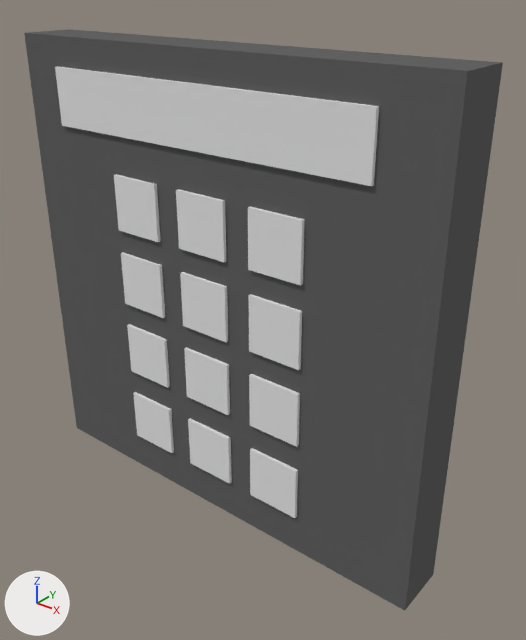
The Blender file RAW Files/Level_01/Blender Files/Keypad.blend: old version first, new version second.
Camera for both pictures: a camera (50 mm lens) standing at (0.232, -0.259, 0.157) and looking at (0.018, 0.008, -0.009). The axes (+X, +Y, +Z) are drawn at lower left. The lights are the same throughout.

The older version as bpy lines, for what is in view:
```python
ob_keypad_button = bpy.data.objects.new('Keypad_Button_*', me_cube_012)
ob_keypad_button.location = (-0.045, -0.015, -0.087)
ob_keypad_button.scale = (0.015, 0.0018, 0.015)
ob_keypad_button_0 = bpy.data.objects.new('Keypad_Button_0', me_cube_013)
ob_keypad_button_0.location = (0.0, -0.015, -0.087)
ob_keypad_button_0.scale = (0.015, 0.0018, 0.015)
ob_keypad_button_1 = bpy.data.objects.new('Keypad_Button_#', me_cube_011)
ob_keypad_button_1.location = (0.045, -0.015, -0.087)
ob_keypad_button_1.scale = (0.015, 0.0018, 0.015)
ob_keypad_button_1_1 = bpy.data.objects.new('Keypad_Button_1', me_cube_003)
ob_keypad_button_1_1.location = (-0.045, -0.015, 0.0446)
ob_keypad_button_1_1.scale = (0.015, 0.0018, 0.015)
ob_keypad_button_4 = bpy.data.objects.new('Keypad_Button_4', me_cube_006)
ob_keypad_button_4.location = (-0.045, -0.015, 0.0016)
ob_keypad_button_4.scale = (0.015, 0.0018, 0.015)
ob_keypad_button_5 = bpy.data.objects.new('Keypad_Button_5', me_cube_007)
ob_keypad_button_5.location = (0.0, -0.015, 0.0016)
ob_keypad_button_5.scale = (0.015, 0.0018, 0.015)
ob_keypad_button_7 = bpy.data.objects.new('Keypad_Button_7', me_cube_009)
ob_keypad_button_7.location = (-0.045, -0.015, -0.0419)
ob_keypad_button_7.scale = (0.015, 0.0018, 0.015)
ob_keypad_button_8 = bpy.data.objects.new('Keypad_Button_8', me_cube_008)
ob_keypad_button_8.location = (0.0, -0.015, -0.0419)
ob_keypad_button_8.scale = (0.015, 0.0018, 0.015)
ob_keypad_button_9 = bpy.data.objects.new('Keypad_Button_9', me_cube_010)
ob_keypad_button_9.location = (0.045, -0.015, -0.0419)
ob_keypad_button_9.scale = (0.015, 0.0018, 0.015)
# also in view: 'Keypad_Screen' at (-0.004, -0.015, 0.095); 'Keypad_Button_2' at (-0.001, -0.015, 0.045); 'Keypad_Button_6' at (0.044, -0.015, 0.002); 'Keypad_Housing' at (0.0, 0.0, 0.0); 'Keypad_Button_3' at (0.044, -0.015, 0.045)
```
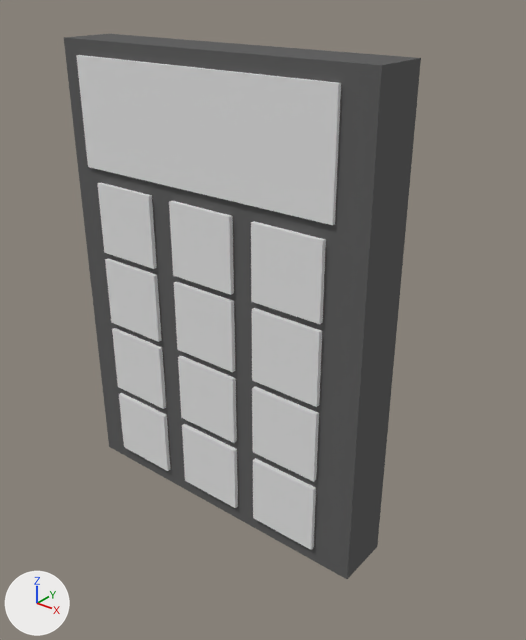
Diff of the bpy script that builds the scene:
```diff
--- a/RAW Files/Level_01/Blender Files/Keypad.blend.py
+++ b/RAW Files/Level_01/Blender Files/Keypad.blend.py
@@ ob_keypad_button_0 @@
 ob_keypad_button_0 = bpy.data.objects.new('Keypad_Button_0', me_cube_013)
-ob_keypad_button_0.location = (0.0, -0.015, -0.087)
-ob_keypad_button_0.scale = (0.015, 0.0018, 0.015)
+ob_keypad_button_0.location = (0.0, -0.015, -0.0971)
+ob_keypad_button_0.scale = (0.0195, 0.00233, 0.0195)
@@ ob_keypad_button @@
 ob_keypad_button = bpy.data.objects.new('Keypad_Button_*', me_cube_012)
-ob_keypad_button.location = (-0.045, -0.015, -0.087)
-ob_keypad_button.scale = (0.015, 0.0018, 0.015)
+ob_keypad_button.location = (-0.0535, -0.015, -0.0971)
+ob_keypad_button.scale = (0.0195, 0.00233, 0.0195)
@@ ob_keypad_button_1 @@
 ob_keypad_button_1 = bpy.data.objects.new('Keypad_Button_#', me_cube_011)
-ob_keypad_button_1.location = (0.045, -0.015, -0.087)
-ob_keypad_button_1.scale = (0.015, 0.0018, 0.015)
+ob_keypad_button_1.location = (0.0519, -0.015, -0.0971)
+ob_keypad_button_1.scale = (0.0195, 0.00233, 0.0195)
@@ ob_keypad_button_9 @@
 ob_keypad_button_9 = bpy.data.objects.new('Keypad_Button_9', me_cube_010)
-ob_keypad_button_9.location = (0.045, -0.015, -0.0419)
-ob_keypad_button_9.scale = (0.015, 0.0018, 0.015)
+ob_keypad_button_9.location = (0.0519, -0.015, -0.0529)
+ob_keypad_button_9.scale = (0.0195, 0.00233, 0.0195)
@@ ob_keypad_button_7 @@
 ob_keypad_button_7 = bpy.data.objects.new('Keypad_Button_7', me_cube_009)
-ob_keypad_button_7.location = (-0.045, -0.015, -0.0419)
-ob_keypad_button_7.scale = (0.015, 0.0018, 0.015)
+ob_keypad_button_7.location = (-0.0535, -0.015, -0.0529)
+ob_keypad_button_7.scale = (0.0195, 0.00233, 0.0195)
@@ ob_keypad_button_8 @@
 ob_keypad_button_8 = bpy.data.objects.new('Keypad_Button_8', me_cube_008)
-ob_keypad_button_8.location = (0.0, -0.015, -0.0419)
-ob_keypad_button_8.scale = (0.015, 0.0018, 0.015)
+ob_keypad_button_8.location = (0.0, -0.015, -0.0529)
+ob_keypad_button_8.scale = (0.0195, 0.00233, 0.0195)
@@ ob_keypad_button_5 @@
 ob_keypad_button_5 = bpy.data.objects.new('Keypad_Button_5', me_cube_007)
-ob_keypad_button_5.location = (0.0, -0.015, 0.0016)
-ob_keypad_button_5.scale = (0.015, 0.0018, 0.015)
+ob_keypad_button_5.location = (0.0, -0.015, -0.0094)
+ob_keypad_button_5.scale = (0.0195, 0.00233, 0.0195)
@@ ob_keypad_button_4 @@
 ob_keypad_button_4 = bpy.data.objects.new('Keypad_Button_4', me_cube_006)
-ob_keypad_button_4.location = (-0.045, -0.015, 0.0016)
-ob_keypad_button_4.scale = (0.015, 0.0018, 0.015)
+ob_keypad_button_4.location = (-0.0535, -0.015, -0.0094)
+ob_keypad_button_4.scale = (0.0195, 0.00233, 0.0195)
@@ ob_keypad_button_6 @@
 ob_keypad_button_6 = bpy.data.objects.new('Keypad_Button_6', me_cube_005)
-ob_keypad_button_6.location = (0.045, -0.015, 0.0016)
-ob_keypad_button_6.scale = (0.015, 0.0018, 0.015)
+ob_keypad_button_6.location = (0.0519, -0.015, -0.0094)
+ob_keypad_button_6.scale = (0.0195, 0.00233, 0.0195)
@@ ob_keypad_button_3 @@
 ob_keypad_button_3 = bpy.data.objects.new('Keypad_Button_3', me_cube_004)
-ob_keypad_button_3.location = (0.045, -0.015, 0.0446)
-ob_keypad_button_3.scale = (0.015, 0.0018, 0.015)
+ob_keypad_button_3.location = (0.0519, -0.015, 0.0336)
+ob_keypad_button_3.scale = (0.0195, 0.00233, 0.0195)
@@ ob_keypad_button_1_1 @@
 ob_keypad_button_1_1 = bpy.data.objects.new('Keypad_Button_1', me_cube_003)
-ob_keypad_button_1_1.location = (-0.045, -0.015, 0.0446)
-ob_keypad_button_1_1.scale = (0.015, 0.0018, 0.015)
+ob_keypad_button_1_1.location = (-0.0535, -0.015, 0.0336)
+ob_keypad_button_1_1.scale = (0.0195, 0.00233, 0.0195)
@@ ob_keypad_button_2 @@
 ob_keypad_button_2 = bpy.data.objects.new('Keypad_Button_2', me_cube_002)
-ob_keypad_button_2.location = (0.0, -0.015, 0.0446)
-ob_keypad_button_2.scale = (0.015, 0.0018, 0.015)
+ob_keypad_button_2.location = (0.0, -0.015, 0.0336)
+ob_keypad_button_2.scale = (0.0195, 0.00233, 0.0195)
@@ ob_keypad_screen @@
 ob_keypad_screen = bpy.data.objects.new('Keypad_Screen', me_cube_001)
-ob_keypad_screen.location = (0.0, -0.015, 0.095)
-ob_keypad_screen.scale = (0.0957, 0.0018, 0.015)
+ob_keypad_screen.location = (0.0, -0.015, 0.0887)
+ob_keypad_screen.scale = (0.0779, 0.0018, 0.028)
@@ ob_keypad_housing @@
 ob_keypad_housing = bpy.data.objects.new('Keypad_Housing', me_cube)
-ob_keypad_housing.location = (0.0, 0.0, 0.0)
-ob_keypad_housing.scale = (0.125, 0.015, 0.125)
+ob_keypad_housing.location = (0.0, 0.0, -0.0006)
+ob_keypad_housing.scale = (0.0919, 0.015, 0.125)
```

Boxes (x1, y1, x2, y2) around the edits, measured in the pictures (526 x 640 px):
'Keypad_Housing', moved, rescaled (25% narrower, 6% shorter): before (24, 29, 503, 611); after (64, 34, 421, 579)
'Keypad_Screen', moved, rescaled (18% narrower, 41% taller): before (55, 66, 379, 186); after (76, 55, 341, 225)
'Keypad_Button_3', moved, rescaled (31% wider, 28% taller): before (248, 206, 305, 286); after (251, 221, 326, 324)
'Keypad_Button_6', moved, rescaled (29% wider, 30% taller): before (248, 294, 302, 370); after (252, 308, 322, 407)
'Keypad_Button_2', moved, rescaled (27% wider, 28% taller): before (176, 189, 227, 262); after (169, 201, 234, 295)
'Keypad_Button_9', moved, rescaled (31% wider, 31% taller): before (249, 374, 300, 447); after (252, 386, 319, 482)
'Keypad_Button_5', moved, rescaled (27% wider, 28% taller): before (180, 272, 228, 342); after (174, 282, 235, 372)
'Keypad_Button_1', moved, rescaled (30% wider, 26% taller): before (114, 174, 160, 242); after (97, 183, 157, 269)
'Keypad_Button_#', moved, rescaled (31% wider, 31% taller): before (250, 448, 298, 518); after (253, 458, 316, 550)
'Keypad_Button_8', moved, rescaled (28% wider, 28% taller): before (184, 347, 230, 415); after (178, 356, 237, 443)
'Keypad_Button_4', moved, rescaled (29% wider, 27% taller): before (121, 252, 165, 318); after (105, 258, 162, 342)
'Keypad_Button_7', moved, rescaled (25% wider, 26% taller): before (127, 324, 170, 388); after (112, 328, 166, 409)
'Keypad_Button_0', moved, rescaled (27% wider, 27% taller): before (188, 418, 232, 484); after (182, 424, 238, 508)
'Keypad_Button_*', moved, rescaled (24% wider, 27% taller): before (133, 392, 174, 453); after (119, 393, 170, 471)
